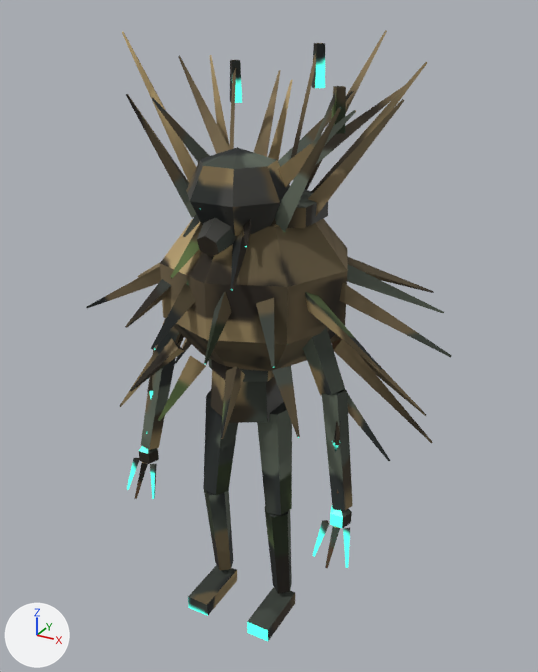
One commit to the Blender file assets/models/src/reed_lurker.blend: the scene before it, then after it.
Both versions are drawn from a 50 mm lens placed at (1.07, -1.8, 1.94), pointed at (-0.01, 0.16, 0.96). Lighting does not change. The marker at lower left points along +X, +Y and +Z. The first picture is the older version.

The first picture shows 'ReedLurkerMesh'.
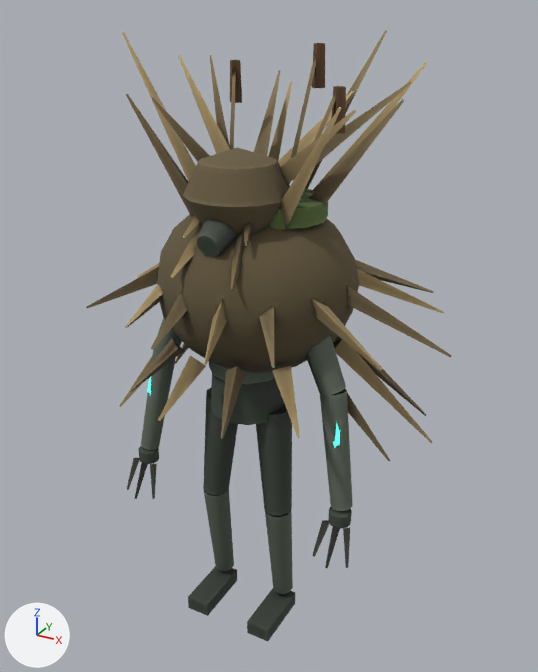
Changed parts and their boxes [x1, y1, x2, y2] in the pictures (538 x 672 px):
```json
{"part": 1, "of": "me_reedlurkermesh", "change": "built on", "before": [140, 446, 352, 594], "after": [138, 147, 359, 594]}
{"part": 2, "of": "me_reedlurkermesh", "change": "shading changed", "before": [86, 43, 452, 641], "after": [86, 43, 452, 641]}
```

Edits to the scene script, one JSON object a line:
```json
{"block": "me_reedlurkermesh", "where": "# used by ob_reedlurkermesh; location = (0.0, 0.0, 0.0)"}
{"op": "remove", "block": "me_reedlurkermesh", "code": "me_reedlurkermesh.from_pydata(...)  # 629 vertices, 543 faces; spans x -0.55..0.6, y -0.34..0.68, z 0.0..1.88"}
{"op": "add", "block": "me_reedlurkermesh", "code": "me_reedlurkermesh.from_pydata(...)  # 918 vertices, 809 faces; spans x -0.55..0.6, y -0.34..0.68, z 0.0..1.88"}
{"block": "me_reedlurkermesh", "change": "me_reedlurkermesh part 1: 2 vertices moved within x -0.12..0.12, y -0.06, z 0.44; 8 vertices removed from x -0.39..0.39, y -0.06, z 0.51..0.55; 297 vertices added at x -0.39..0.39, y -0.24..0.36, z 0.08..1.56"}
{"block": "me_reedlurkermesh", "change": "me_reedlurkermesh part 2: 347 kept faces spanning x -0.55..0.6, y -0.34..0.68, z 0.0..1.88 are now shaded smooth"}
```
